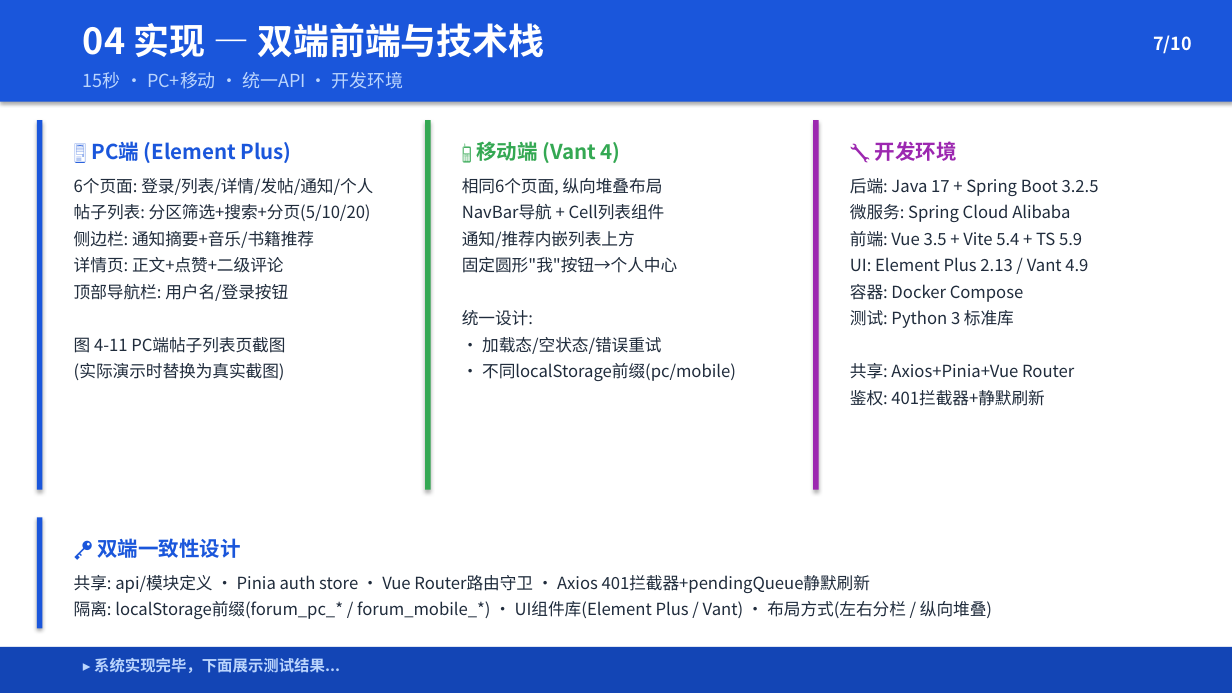
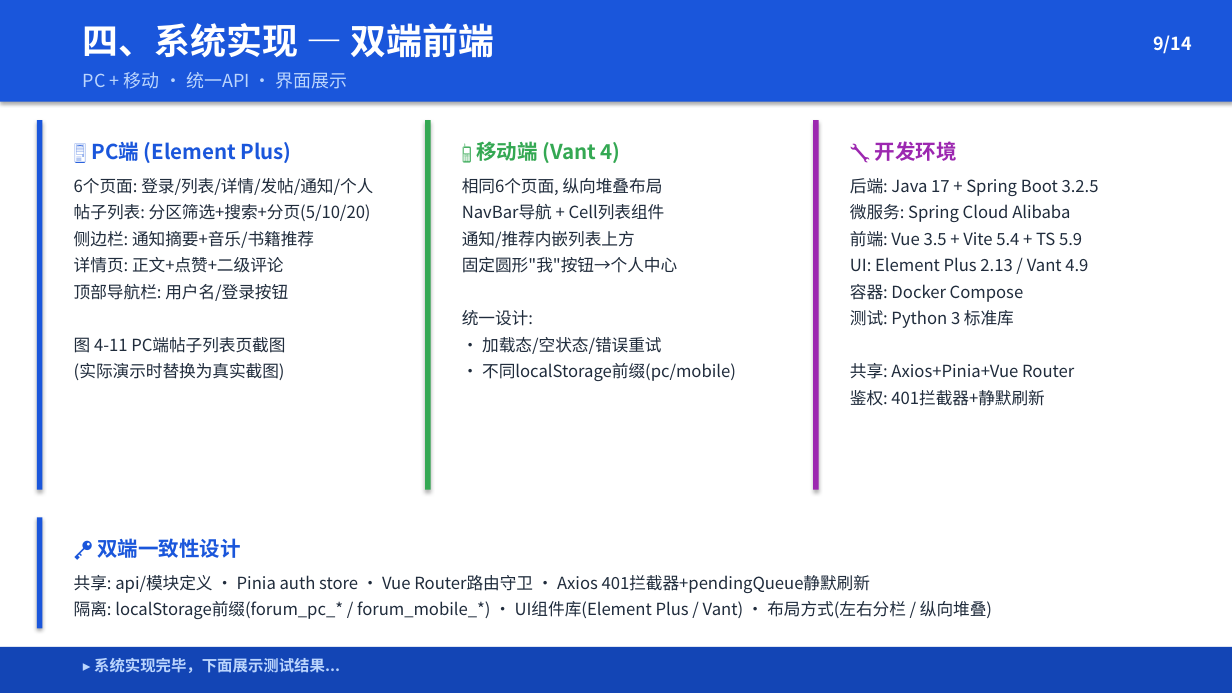
Before and after one commit to Wkjlovec/graduation_project_zhuang, a slide deck: slide 9 of docs/毕业答辩PPT.pptx (slide 7 before the commit). Drawn at 1232x693 pixels with LibreOffice and Linux fonts; fonts in the diff are those of the drawing. Boxes give left, top, right and bottom in pixels: in the first picture for what was removed or moved away, otherwise in the second. Text is boxed around its words. In the diff, an @@ line names an element or a change of style, - is before the commit and + after.

```diff
--- a/docs/毕业答辩PPT.pptx
+++ b/docs/毕业答辩PPT.pptx
@@ text at (83, 23, 494, 58): text changed @@
-04 实现 — 双端前端与技术栈
+四、系统实现 — 双端前端
@@ text at (1153, 35, 1192, 54): text changed @@
-7/10
+9/14
@@ text at (83, 72, 348, 89): text changed @@
-15秒 · PC+移动 · 统一API · 开发环境
+PC + 移动 · 统一API · 界面展示
```
Also in this commit, not shown: 6 other slides changed, 5 slides added, 1 slide removed, 1 other file.
